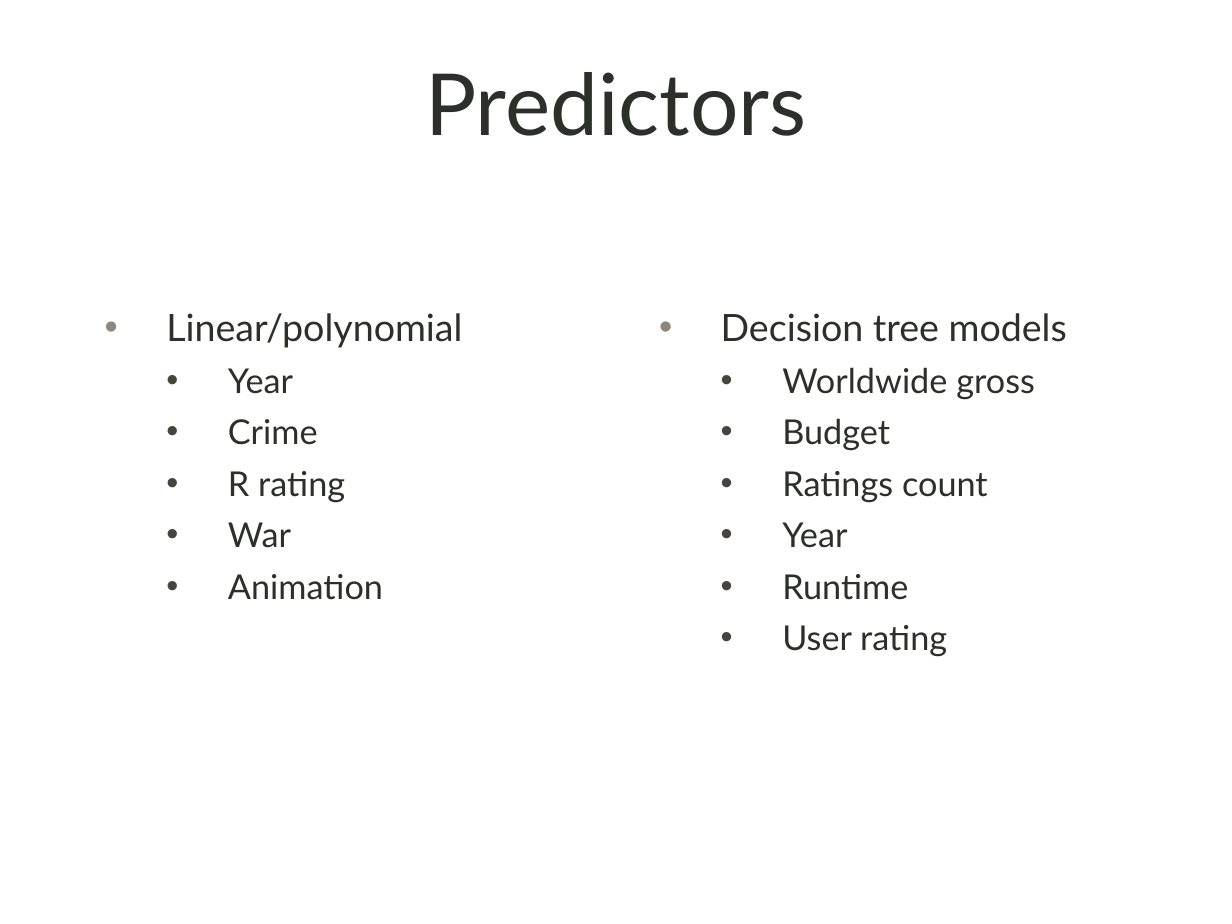
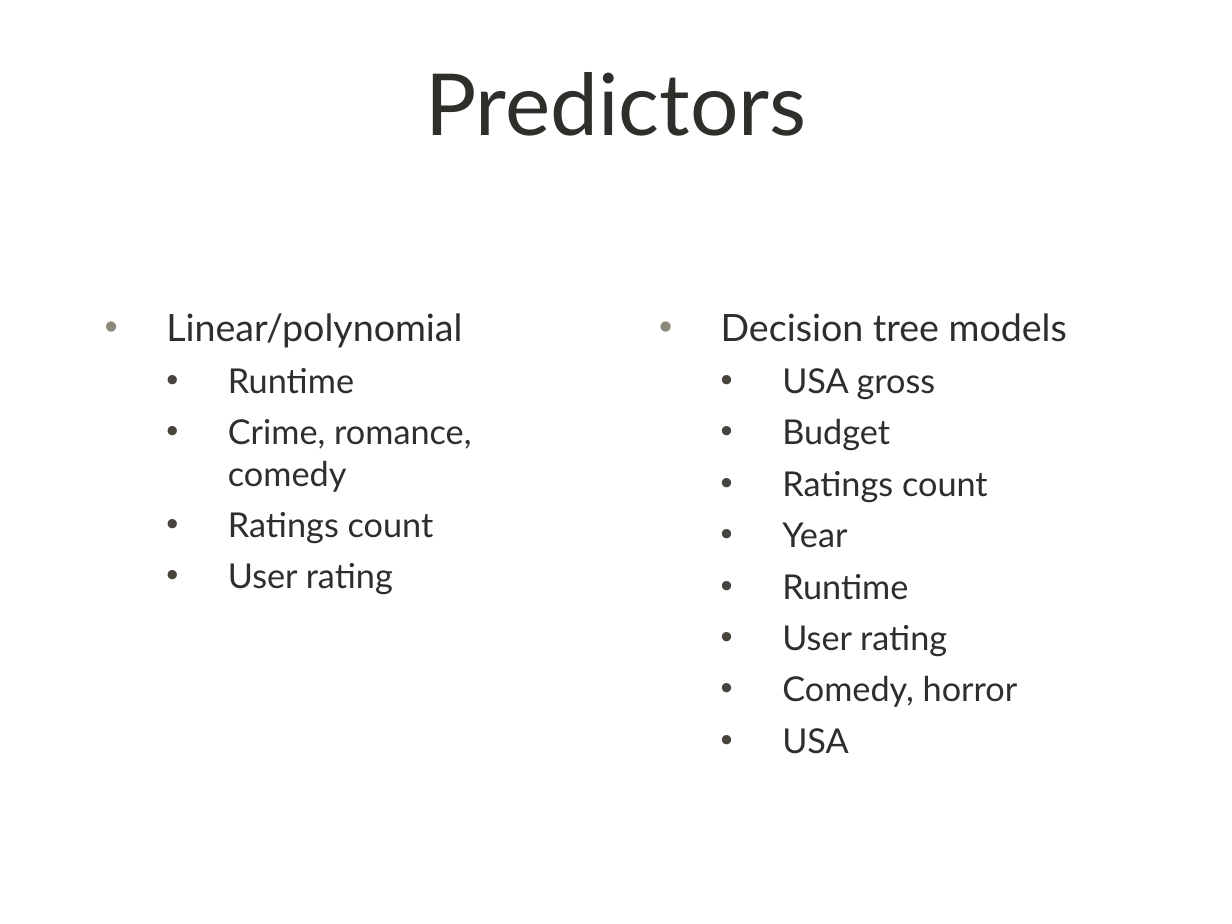
Before and after one commit to maddyobrienjones/project_luther, a slide deck: slide 8 of luther.pptx (slide 9 before the commit). Drawn at 1232x924 pixels with LibreOffice and Linux fonts; fonts in the diff are those of the drawing; background and template pictures are left out. Boxes give left, top, right and bottom in pixels: in the first picture for what was removed or moved away, otherwise in the second. Text is boxed around its words. In the diff, an @@ line names an element or a change of style, - is before the commit and + after.

```diff
--- a/luther.pptx
+++ b/luther.pptx
@@ text at <box>228,368,471,595</box>: text changed @@
-  • Year
-  • Crime
-  • R rating
-  • War
-  • Animation
+  • Runtime
+  • Crime, romance, comedy
+  • Ratings count
+  • User rating
@@ text at <box>782,368,936,400</box>: text changed @@
-  • Worldwide gross
+  • USA gross
@@ text at <box>782,675,1018,754</box>: paragraphs added @@
+  • Comedy, horror
+  • USA
```
Also in this commit, not shown: 3 other slides changed, 1 slide removed, 1 other file.
